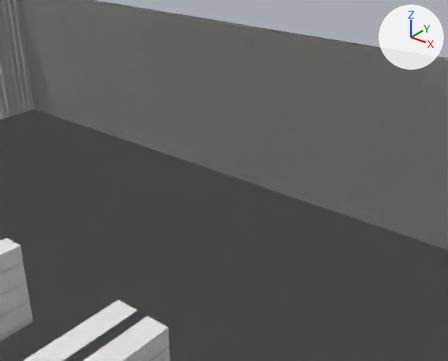
One commit to the Blender file assets_src/blender/zone_c_rayons.blend: the scene before it, then after it.
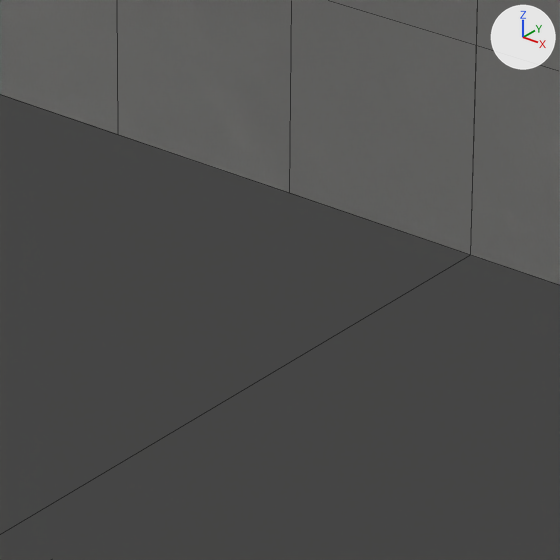
Each version is shown from a 50 mm lens placed at (10.31, 11.2, 8.92), pointed at (-0.07, 24.18, 0.87), then close up on the part from 44% to 61% of the width and 42% to 63% of the height. Arrows for +X, +Y and +Z are at upper right; the lights stay in place. The last two pictures show the newer version. The close-ups show mesh edges as thin lines.

Script lines for the objects in view, before the commit:
```python
me_col_box_floor_4x4 = bpy.data.meshes.new('col_box_floor_4x4')
me_col_box_floor_4x4.from_pydata(...)  # a box spanning x 0.0..4.0, y 0.0..4.0, z -0.25..0.0
me_kit_wall_4m_009 = bpy.data.meshes.new('kit_wall_4m.009')
me_kit_wall_4m_009.from_pydata(...)  # 104 vertices, 58 faces; spans x 0.0..4.0, y 0.0..0.25, z 0.0..5.0
me_kit_wall_4m_009.materials.append(mat_mat_kit_shell)  # light grey #dfdeda
me_kit_wall_4m_010 = bpy.data.meshes.new('kit_wall_4m.010')
me_kit_wall_4m_010.from_pydata(...)  # 104 vertices, 58 faces; spans x 0.0..4.0, y 0.0..0.25, z 0.0..5.0
me_kit_wall_4m_010.materials.append(mat_mat_kit_shell)  # light grey #dfdeda
ob_col_box_floor_4x4_020 = bpy.data.objects.new('col_box_floor_4x4.020', me_col_box_floor_4x4)
ob_col_box_floor_4x4_020.location = (-4.0, 22.0, 0.0)
ob_kit_wall_4m_008 = bpy.data.objects.new('kit_wall_4m.008', me_kit_wall_4m_009)
ob_kit_wall_4m_008.location = (-4.0, 26.0, 0.0)
ob_kit_wall_4m_009 = bpy.data.objects.new('kit_wall_4m.009', me_kit_wall_4m_010)
ob_kit_wall_4m_009.location = (0.0, 26.0, 0.0)
# also in view: 'col_box_wall_4m.009' at (2.0, 26.12, 2.5); 'col_box_wall_4m.008' at (-2.0, 26.12, 2.5); 'col_box_floor_4x4.027' at (2.0, 24.0, -0.12)
```
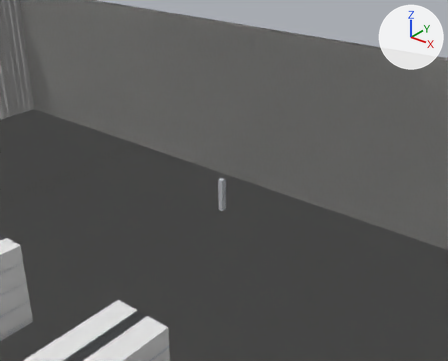
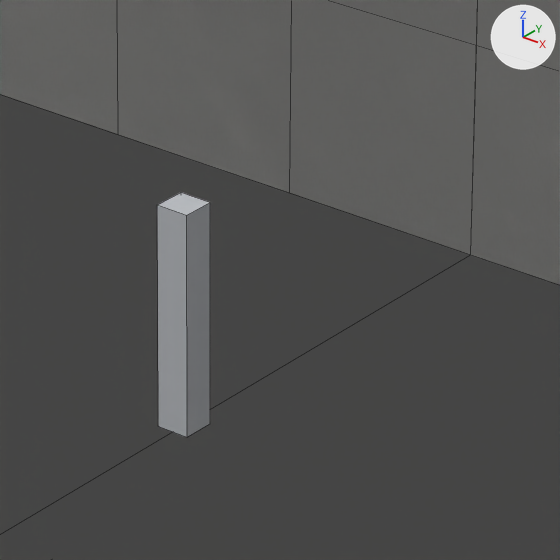
Commit message: Micro d'annonces (Zone C) + toilettes (Zone D)

Pixel boxes (x1, y1, x2, y2) of what changed, in the close-ups (560 x 560 px):
'use_pa_mic', added
    after: (157, 192, 210, 437)

Diff of the bpy script that builds the scene:
```diff
--- a/assets_src/blender/zone_c_rayons.blend.py
+++ b/assets_src/blender/zone_c_rayons.blend.py
@@ me_use_pa_mic @@
+me_use_pa_mic.from_pydata([(-0.075, -0.075, -0.5), (-0.075, 0.075, -0.5), (-0.075, -0.075, 0.5), (-0.075, 0.075, 0.5), (0.075, -0.075, -0.5), (0.075, -0.075, 0.5), (0.075, 0.075, -0.5), (0.075, 0.075, 0.5), (-0.075, -0.075, -0.5), (-0.075, -0.075, 0.5), (0.075, -0.075, -0.5), (0.075, -0.075, 0.5), (-0.075, 0.075, -0.5), (0.075, 0.075, -0.5), (-0.075, 0.075, 0.5), (0.075, 0.075, 0.5), (-0.075, -0.075, -0.5), (0.075, -0.075, -0.5), (-0.075, 0.075, -0.5), (0.075, 0.075, -0.5), (-0.075, -0.075, 0.5), (-0.075, 0.075, 0.5), (0.075, -0.075, 0.5), (0.075, 0.075, 0.5)], [], [(0, 2, 3, 1), (4, 6, 7, 5), (8, 10, 11, 9), (12, 14, 15, 13), (16, 18, 19, 17), (20, 22, 23, 21)])
+me_use_pa_mic.materials.append(mat_mat_kit_detail)  # light grey #c4c7cb
@@ ob_use_pa_mic @@
+ob_use_pa_mic = bpy.data.objects.new('use_pa_mic', me_use_pa_mic)
+ob_use_pa_mic.location = (0.0, 24.0, 0.5)
```
